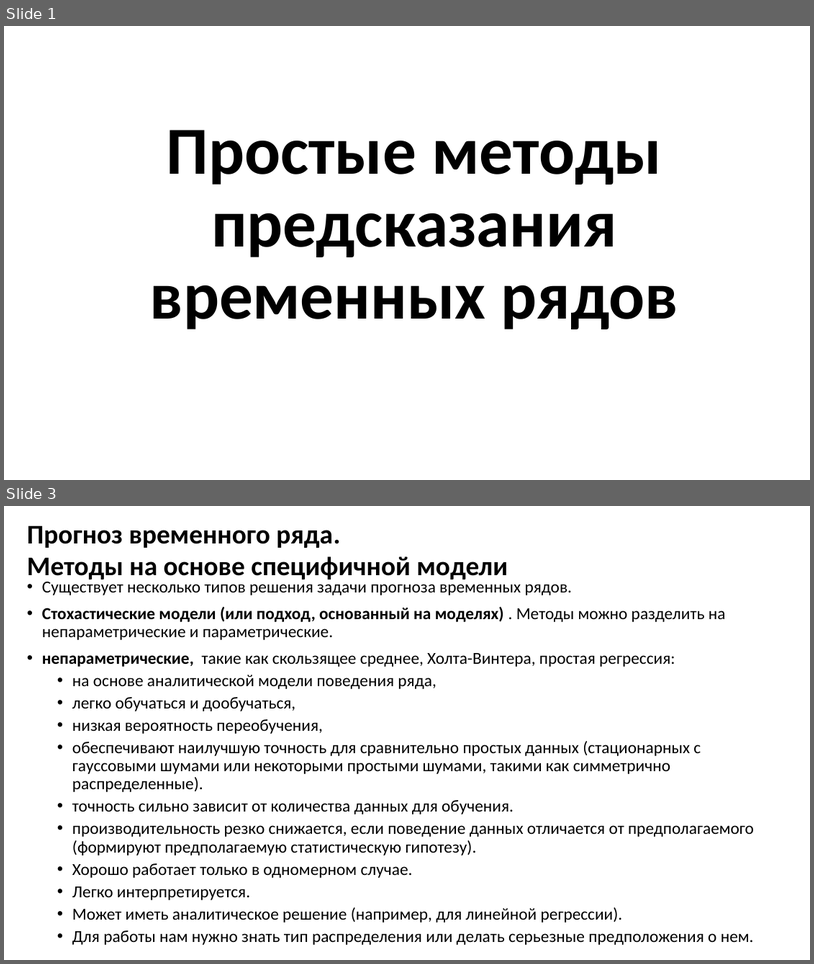
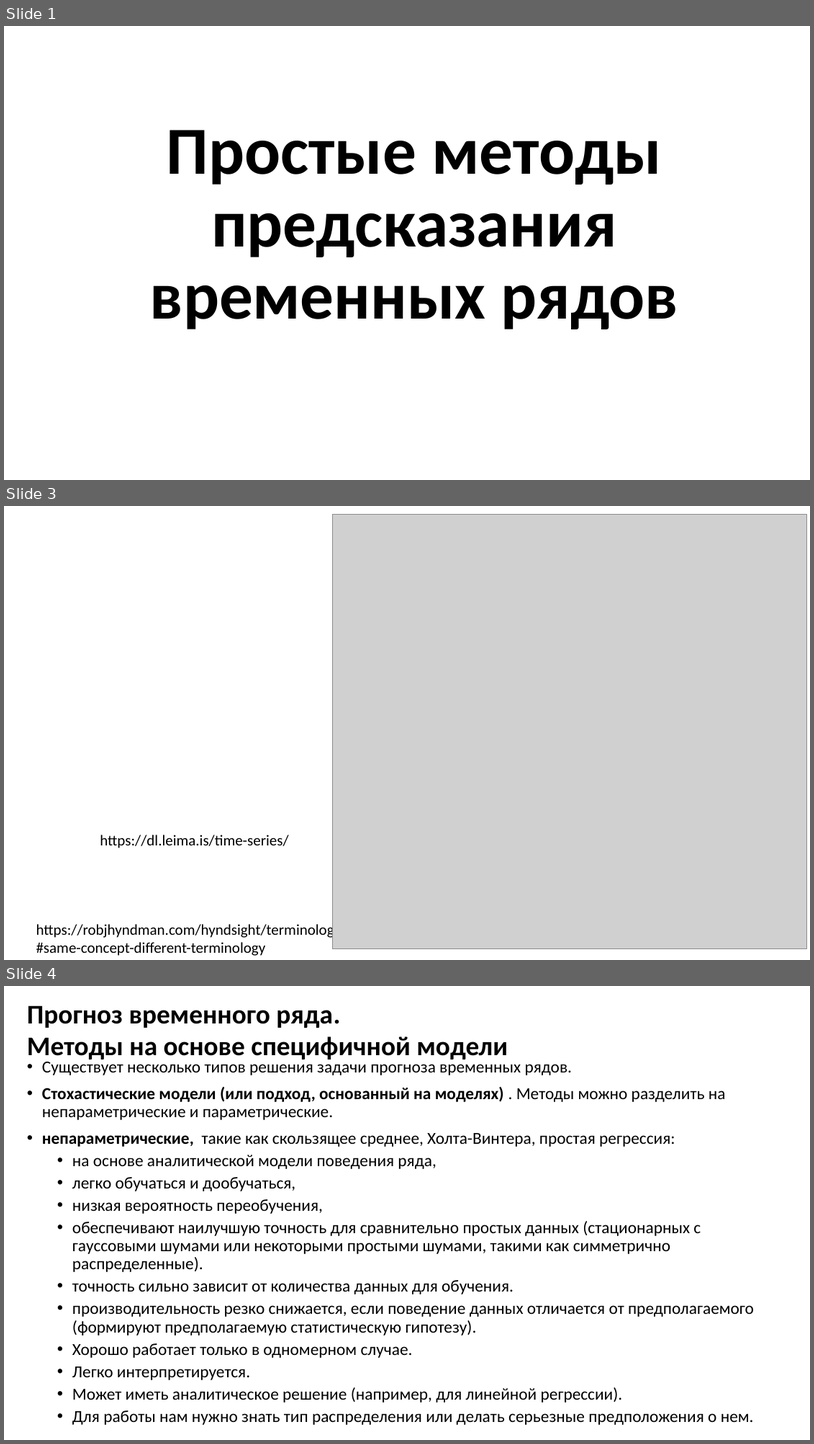
Before and after one commit to MVRonkin/TimeSeriesCourse, a slide deck: 2024/Lec/Юнит 6 - методы предсказания ВР.pptx. Shown one above the other, each under a label of ours: slides 1 and 3 before the commit, slides 1, 3 and 4 after it; the slides between them are not shown. The pictures are 814x964 and 814x1444 pixels, drawn with LibreOffice and Linux fonts; fonts in the diff are those of the drawing; grey boxes stand for pictures. Boxes give left, top, right and bottom in pixels: in the first picture for what was removed or moved away, otherwise in the second. Text is boxed around its words. In the diff, an @@ line names an element or a change of style, - is before the commit and + after.

```diff
--- a/2024/Lec/Юнит 6 - методы предсказания ВР.pptx
+++ b/2024/Lec/Юнит 6 - методы предсказания ВР.pptx
@@ slide 3 added at (4,506,810,960), background #FFFFFF @@
@@ picture added at (332,515,808,949) @@
@@ text added at (100,834,288,848), 18 pt, text #000000 @@
+https://dl.leima.is/time-series/
@@ text added at (36,922,399,955), 18 pt, text #000000 @@
+https://robjhyndman.com/hyndsight/terminology-matters/#same-concept-different-terminology
@@ what was slide 3 is now slide 4 @@
```
Also in this commit, not shown: 1 other slide added, 1 slide removed, 3 other files.
